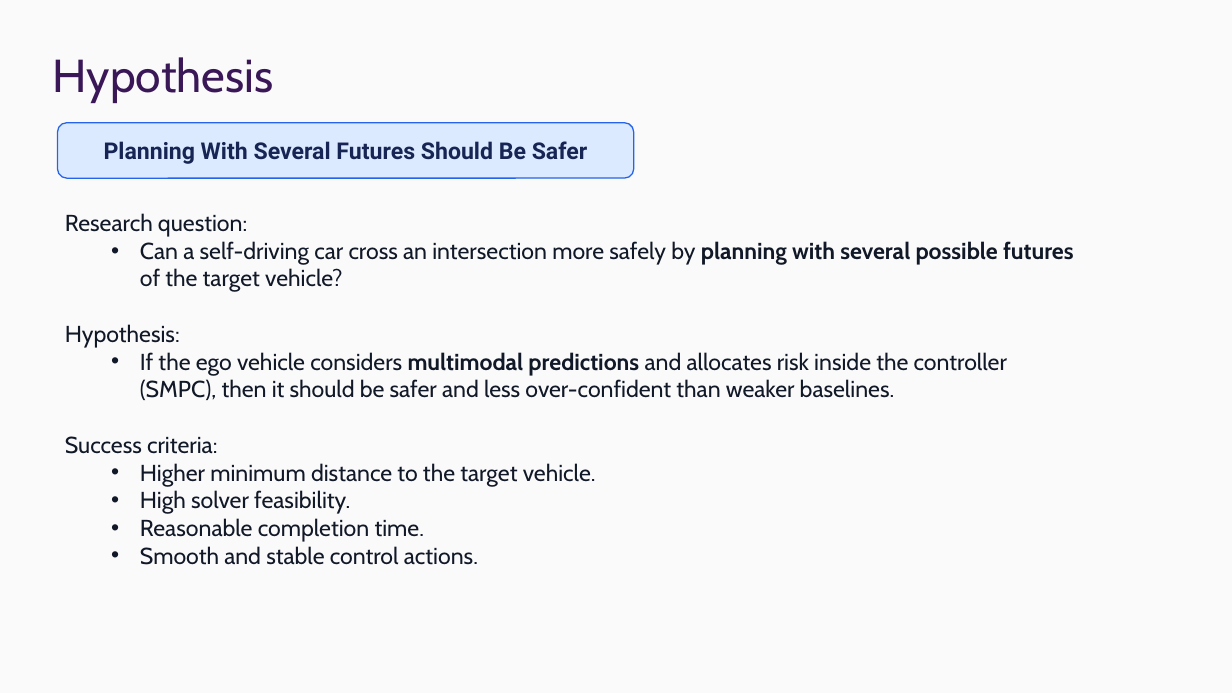
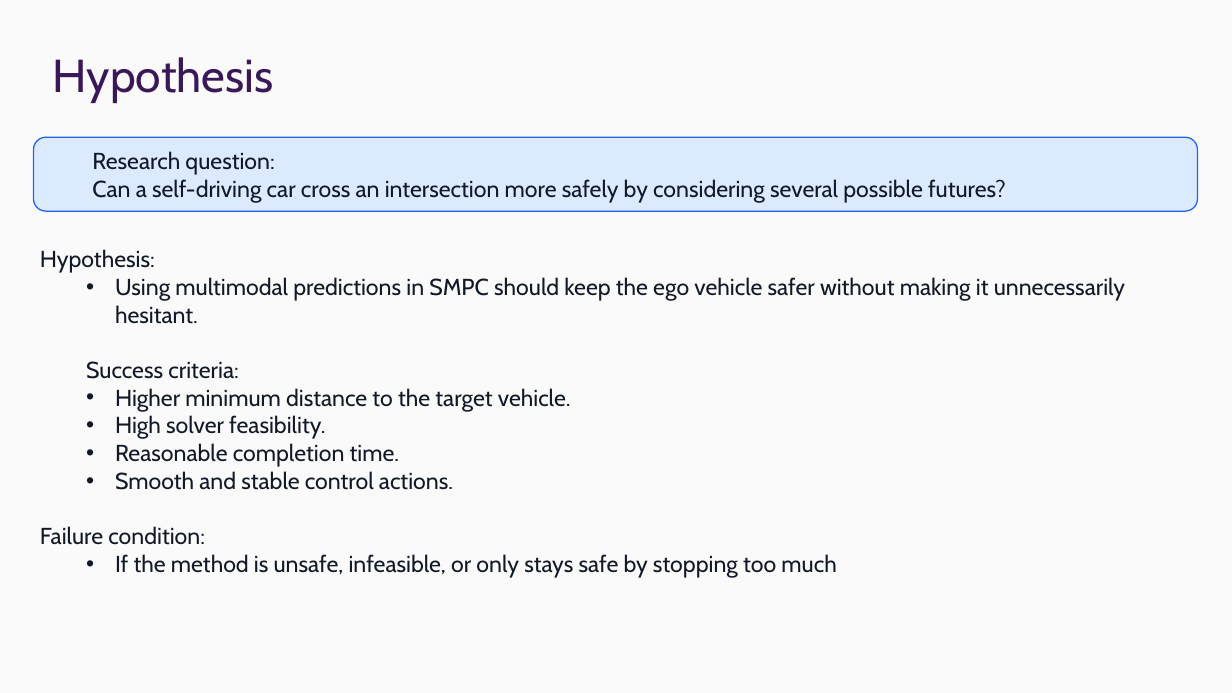
Before and after one commit to ChrisXiejq/Research-Project-IMLS, a slide deck: slide 7 of docs/presentation/25027138 - Presentation.pptx. Drawn at 1232x693 pixels with LibreOffice and Linux fonts; fonts in the diff are those of the drawing; background and template pictures are left out. Boxes give left, top, right and bottom in pixels: in the first picture for what was removed or moved away, otherwise in the second. Text is boxed around its words. In the diff, an @@ line names an element or a change of style, - is before the commit and + after.

```diff
--- a/docs/presentation/25027138 - Presentation.pptx
+++ b/docs/presentation/25027138 - Presentation.pptx
@@ rounded rectangle "Research question:": place and size @@
-rounded rectangle "Research question:" at bbox=[57, 123, 634, 178]
+rounded rectangle "Research question:" at bbox=[33, 138, 1198, 212]
@@ text in rounded rectangle at bbox=[92, 151, 1006, 203]: text changed; font Roboto to Cabin; text colour #172554 to #111827; bold off @@
-Planning With Several Futures Should Be Safer
+  Research question:
+  Can a self-driving car cross an intersection more safely by considering several possible futures?
@@ text "Hypothesis:": place and size @@
-text "Hypothesis:" at bbox=[65, 213, 1074, 565]
+text "Hypothesis:" at bbox=[40, 249, 1125, 578]
@@ text at bbox=[65, 213, 1074, 292]: paragraphs removed @@
-Research question:
-  • Can a self-driving car cross an intersection more safely by planning with several possible futures of the target vehicle?
@@ text at bbox=[115, 277, 1125, 324]: text changed @@
-  • If the ego vehicle considers multimodal predictions and allocates risk inside the controller (SMPC), then it should be safer and less over-confident than weaker baselines.
+  • Using multimodal predictions in SMPC should keep the ego vehicle safer without making it unnecessarily hesitant.
@@ text at bbox=[40, 526, 836, 578]: paragraphs added @@
+Failure condition:
+  • If the method is unsafe, infeasible, or only stays safe by stopping too much
```
Also in this commit, not shown: 6 other slides changed, 1 other file.
